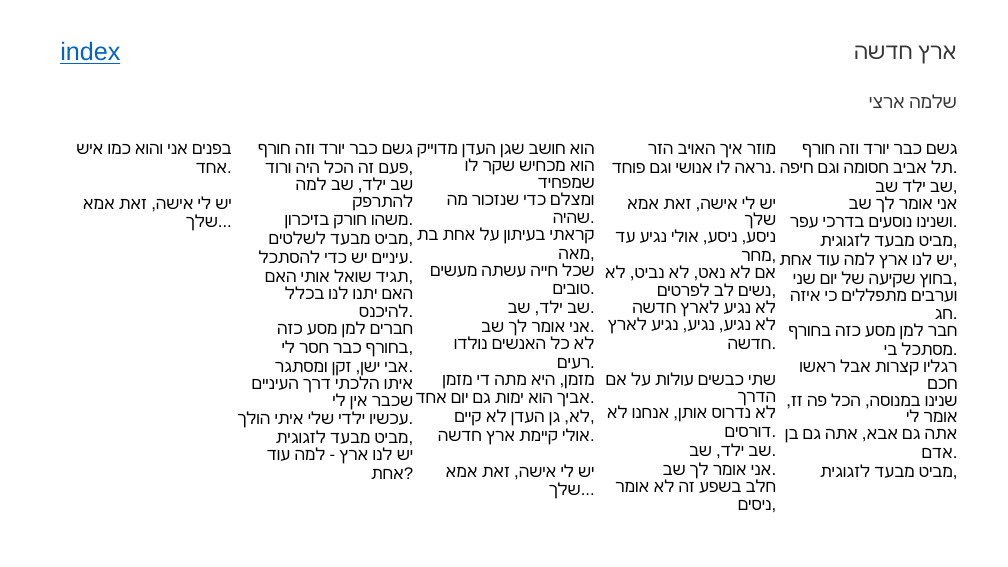
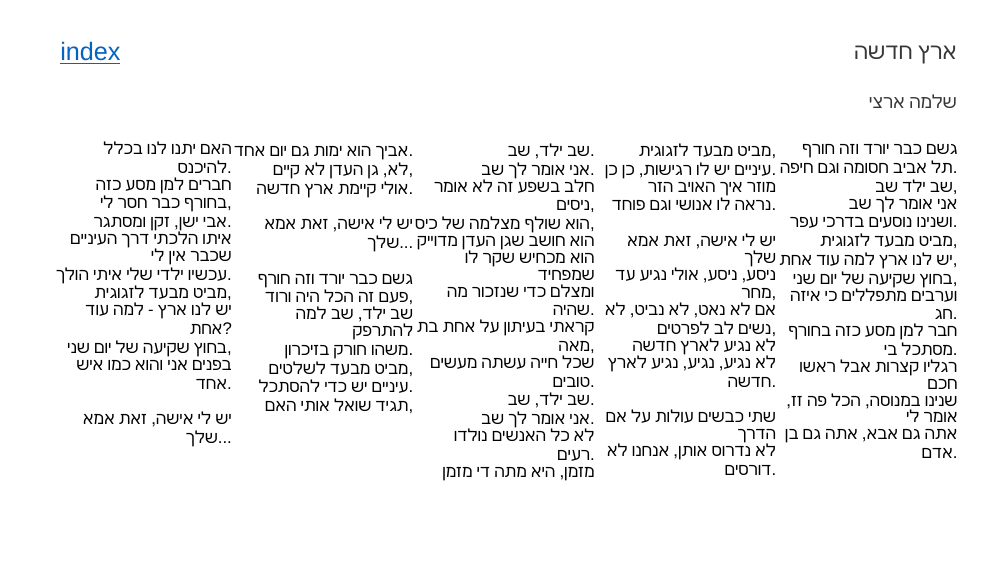
Before and after one commit to guypeled76/songs2slides, a slide deck: slide 15 of songs.pptx (slide 10 before the commit). Drawn at 1008x567 pixels with LibreOffice and Linux fonts; fonts in the diff are those of the drawing. Boxes give left, top, right and bottom in pixels: in the first picture for what was removed or moved away, otherwise in the second. Text is boxed around its words. In the diff, an @@ line names an element or a change of style, - is before the commit and + after.

```diff
--- a/songs.pptx
+++ b/songs.pptx
@@ table at (50, 141, 958, 544) @@
-row 1: בפנים אני והוא כמו איש אחד. / יש לי אישה, זאת אמא שלך... | גשם כבר יורד וזה חורף / פעם זה הכל היה ורוד, / שב ילד, שב למה להתרפק / משהו חורק בזיכרון. / מביט מבעד לשלטים, / עיניים יש כדי להסתכל. / תגיד שואל אותי האם, / האם יתנו לנו בכלל להיכנס. / חברים למן מסע כזה בחורף כבר חסר לי, / אבי ישן, זקן ומסתגר. / איתו הלכתי דרך העיניים שכבר אין לי / עכשיו ילדי שלי איתי הולך. / מביט מבעד לזגוגית, / יש לנו ארץ - למה עוד אחת? | הוא חושב שגן העדן מדוייק / הוא מכחיש שקר לו שמפחיד / ומצלם כדי שנזכור מה שהיה. / קראתי בעיתון על אחת בת מאה, / שכל חייה עשתה מעשים טובים. / שב ילד, שב. / אני אומר לך שב. / לא כל האנשים נולדו רעים. / מזמן, היא מתה די מזמן / אביך הוא ימות גם יום אחד. / לא, גן העדן לא קיים, / אולי קיימת ארץ חדשה. / יש לי אישה, זאת אמא שלך... | מוזר איך האויב הזר / נראה לו אנושי וגם פוחד. / יש לי אישה, זאת אמא שלך / ניסע, ניסע, אולי נגיע עד מחר, / אם לא נאט, לא נביט, לא נשים לב לפרטים, / לא נגיע לארץ חדשה / לא נגיע, נגיע, נגיע לארץ חדשה. / שתי כבשים עולות על אם הדרך / לא נדרוס אותן, אנחנו לא דורסים. / שב ילד, שב. / אני אומר לך שב. / חלב בשפע זה לא אומר ניסים, | גשם כבר יורד וזה חורף / תל אביב חסומה וגם חיפה. / שב ילד שב, / אני אומר לך שב / ושנינו נוסעים בדרכי עפר. / מביט מבעד לזגוגית, / יש לנו ארץ למה עוד אחת, / בחוץ שקיעה של יום שני, / וערבים מתפללים כי איזה חג. / חבר למן מסע כזה בחורף מסתכל בי. / רגליו קצרות אבל ראשו חכם / שנינו במנוסה, הכל פה זז, אומר לי / אתה גם אבא, אתה גם בן אדם. / מביט מבעד לזגוגית,
+row 1: האם יתנו לנו בכלל להיכנס. / חברים למן מסע כזה בחורף כבר חסר לי, / אבי ישן, זקן ומסתגר. / איתו הלכתי דרך העיניים שכבר אין לי / עכשיו ילדי שלי איתי הולך. / מביט מבעד לזגוגית, / יש לנו ארץ - למה עוד אחת? / בחוץ שקיעה של יום שני, / בפנים אני והוא כמו איש אחד. / יש לי אישה, זאת אמא שלך... | אביך הוא ימות גם יום אחד. / לא, גן העדן לא קיים, / אולי קיימת ארץ חדשה. / יש לי אישה, זאת אמא שלך... / גשם כבר יורד וזה חורף / פעם זה הכל היה ורוד, / שב ילד, שב למה להתרפק / משהו חורק בזיכרון. / מביט מבעד לשלטים, / עיניים יש כדי להסתכל. / תגיד שואל אותי האם, | שב ילד, שב. / אני אומר לך שב. / חלב בשפע זה לא אומר ניסים, / הוא שולף מצלמה של כיס, / הוא חושב שגן העדן מדוייק / הוא מכחיש שקר לו שמפחיד / ומצלם כדי שנזכור מה שהיה. / קראתי בעיתון על אחת בת מאה, / שכל חייה עשתה מעשים טובים. / שב ילד, שב. / אני אומר לך שב. / לא כל האנשים נולדו רעים. / מזמן, היא מתה די מזמן | מביט מבעד לזגוגית, / עיניים יש לו רגישות, כן כן. / מוזר איך האויב הזר / נראה לו אנושי וגם פוחד. / יש לי אישה, זאת אמא שלך / ניסע, ניסע, אולי נגיע עד מחר, / אם לא נאט, לא נביט, לא נשים לב לפרטים, / לא נגיע לארץ חדשה / לא נגיע, נגיע, נגיע לארץ חדשה. / שתי כבשים עולות על אם הדרך / לא נדרוס אותן, אנחנו לא דורסים. | גשם כבר יורד וזה חורף / תל אביב חסומה וגם חיפה. / שב ילד שב, / אני אומר לך שב / ושנינו נוסעים בדרכי עפר. / מביט מבעד לזגוגית, / יש לנו ארץ למה עוד אחת, / בחוץ שקיעה של יום שני, / וערבים מתפללים כי איזה חג. / חבר למן מסע כזה בחורף מסתכל בי. / רגליו קצרות אבל ראשו חכם / שנינו במנוסה, הכל פה זז, אומר לי / אתה גם אבא, אתה גם בן אדם.
```
Also in this commit, not shown: 61 other slides changed, 59 slides added, 8 other files.
